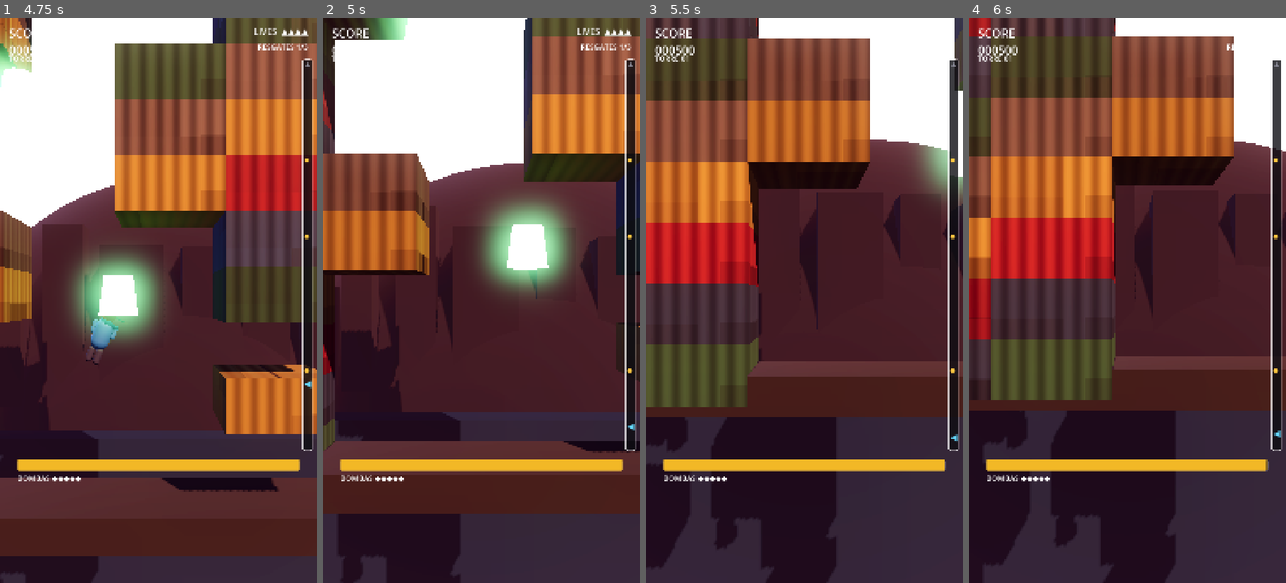
Above: before the commit, frames 1-4 (left to right).
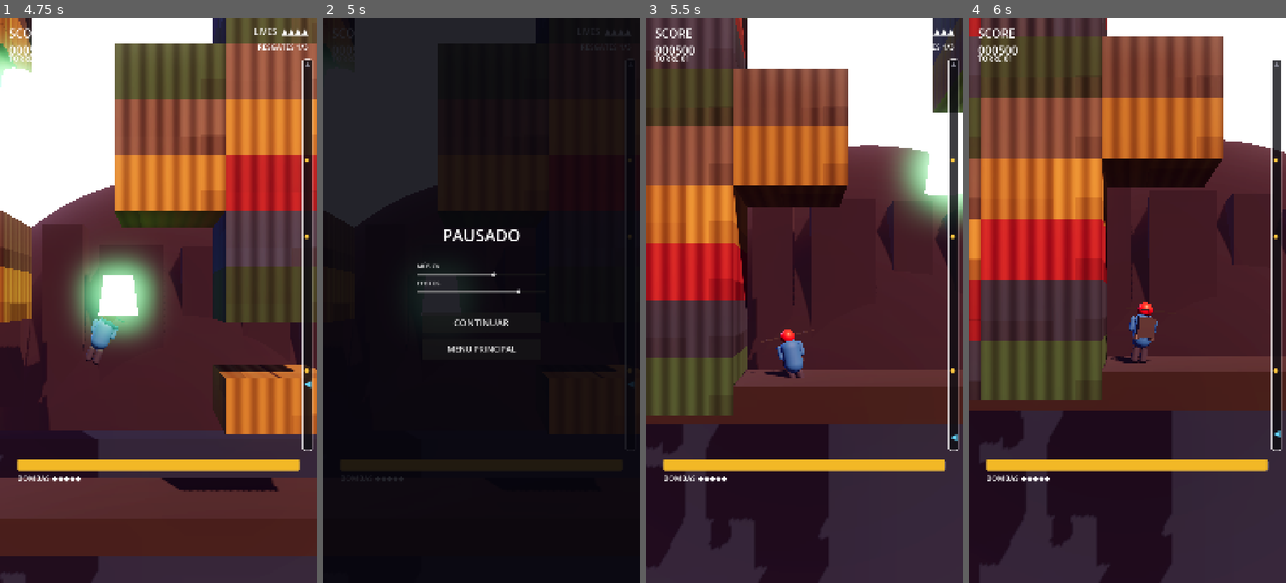
Above: after the commit, the same moments.

Repository: FabriciooPoke/hero-godot
Game: Godot game, scene res://scenes/Main.tscn
The game is run twice, just before and just after one commit, with the same random seed, the same clock (stepped at 60 frames per second) and the same inputs.
Inputs (mouse positions are in pixels of both pictures, inside the frame that each line leads up to):
- Up to frame 1 (4.75 s): click "JOGAR" at 0.5 s; hold D (mover_direita) 1.28-2.03 s; tap Space (atirar) at 1.35, 3.6 s; hold A (mover_esquerda) 2.03-2.78 s; tap B (bomba) at 2.1, 4.35 s; hold W (propulsar) 2.78-3.53 s; hold D (mover_direita) 2.78-4.28 s; hold A (mover_esquerda) from 4.28 s (still down)
- Up to frame 2 (5 s): keep holding A (mover_esquerda); tap Escape (pausar, bound only after the commit) at 4.9 s
- Up to frame 3 (5.5 s): release A (mover_esquerda) at 5 s; click (804, 323) at 5 s, where only the run after the commit has a clickable "CONTINUAR"
- Up to frame 4 (6 s): hold A (mover_esquerda) from 5.78 s (still down); tap W (propulsar) at 5.85 s

Frame 1 is identical in both runs. In frame 2, 88% of the frame differs, in the area x 0-100%, y 0-100%; in frame 3, 32%; in frame 4, 27%.

Commit message:
Adiciona menu de pausa (item #1 da auditoria)
- Tecla ESC ou P alterna pausa; get_tree().paused congela o mundo do jogo
  de verdade (física, energia, tudo) enquanto HUD/AudioManager continuam
  ativos (process_mode ALWAYS) pra aceitar clique e manter a música
- Painel com sliders de música/efeitos (compartilha lógica com o menu
  principal) + botões Continuar / Menu Principal
- Corrige timers que ignoravam pausa (tutorial da fase 1, respawn, limpeza
  de partículas) — cheguei a pegar esse bug testando o próprio painel

Diff:
--- a/project.godot
+++ b/project.godot
@@ -62,6 +62,12 @@
 "events": [Object(InputEventKey,"resource_local_to_scene":false,"resource_name":"","device":-1,"window_id":0,"alt_press …(190 unchanged characters)…
 ]
 }
+pausar={
+"deadzone": 0.2,
+"events": [Object(InputEventKey,"resource_local_to_scene":false,"resource_name":"","device":-1,"window_id":0,"alt_pressed":false,"shift_pressed":false,"ctrl_pressed":false,"meta_pressed":false,"pressed":false,"keycode":0,"physical_keycode":4194305,"key_label":0,"unicode":0,"location":0,"echo":false,"script":null)
+, Object(InputEventKey,"resource_local_to_scene":false,"resource_name":"","device":-1,"window_id":0,"alt_pressed":false,"shift_pressed":false,"ctrl_pressed":false,"meta_pressed":false,"pressed":false,"keycode":0,"physical_keycode":80,"key_label":0,"unicode":0,"location":0,"echo":false,"script":null)
+]
+}
 
 [layer_names]
 
--- a/scenes/HUD.tscn
+++ b/scenes/HUD.tscn
@@ -23,6 +23,7 @@
 corner_radius_bottom_left = 4
 
 [node name="HUD" type="Control"]
+process_mode = 3
 layout_mode = 3
 anchors_preset = 15
 anchor_right = 1.0
@@ -340,3 +341,98 @@
 offset_bottom = 260.0
 theme_override_font_sizes/font_size = 38
 text = "JOGAR DE NOVO"
+
+[node name="PainelPausa" type="Control" parent="."]
+layout_mode = 1
+anchors_preset = 15
+anchor_right = 1.0
+anchor_bottom = 1.0
+visible = false
+
+[node name="Fundo" type="ColorRect" parent="PainelPausa"]
+anchors_preset = 15
+anchor_right = 1.0
+anchor_bottom = 1.0
+color = Color(0.02, 0.02, 0.05, 0.88)
+
+[node name="Titulo" type="Label" parent="PainelPausa"]
+anchors_preset = 8
+anchor_left = 0.5
+anchor_top = 0.5
+anchor_right = 0.5
+anchor_bottom = 0.5
+offset_left = -300.0
+offset_top = -260.0
+offset_right = 300.0
+offset_bottom = -180.0
+horizontal_alignment = 1
+theme_override_font_sizes/font_size = 56
+text = "PAUSADO"
+
+[node name="Volumes" type="Control" parent="PainelPausa"]
+anchors_preset = 8
+anchor_left = 0.5
+anchor_top = 0.5
+anchor_right = 0.5
+anchor_bottom = 0.5
+offset_left = -220.0
+offset_top = -130.0
+offset_right = 220.0
+offset_bottom = -30.0
+
+[node name="LabelMusica" type="Label" parent="PainelPausa/Volumes"]
+offset_right = 440.0
+offset_bottom = 30.0
+theme_override_font_sizes/font_size = 20
+text = "MÚSICA"
+
+[node name="SliderMusica" type="HSlider" parent="PainelPausa/Volumes"]
+offset_top = 32.0
+offset_right = 440.0
+offset_bottom = 52.0
+min_value = 0.0
+max_value = 1.0
+step = 0.05
+value = 0.6
+
+[node name="LabelEfeitos" type="Label" parent="PainelPausa/Volumes"]
+offset_top = 58.0
+offset_right = 440.0
+offset_bottom = 88.0
+theme_override_font_sizes/font_size = 20
+text = "EFEITOS"
+
+[node name="SliderEfeitos" type="HSlider" parent="PainelPausa/Volumes"]
+offset_top = 90.0
+offset_right = 440.0
+offset_bottom = 110.0
+min_value = 0.0
+max_value = 1.0
+step = 0.05
+value = 0.8
+
+[node name="BotaoContinuar" type="Button" parent="PainelPausa"]
+anchors_preset = 8
+anchor_left = 0.5
+anchor_top = 0.5
+anchor_right = 0.5
+anchor_bottom = 0.5
+offset_left = -200.0
+offset_top = 40.0
+offset_right = 200.0
+offset_bottom = 110.0
+theme_override_font_sizes/font_size = 32
+text = "CONTINUAR"
+
+[node name="BotaoMenu" type="Button" parent="PainelPausa"]
+anchors_preset = 8
+anchor_left = 0.5
+anchor_top = 0.5
+anchor_right = 0.5
+anchor_bottom = 0.5
+offset_left = -200.0
+offset_top = 130.0
+offset_right = 200.0
+offset_bottom = 200.0
+theme_override_font_sizes/font_size = 28
+text = "MENU PRINCIPAL"
--- a/scripts/AudioManager.gd
+++ b/scripts/AudioManager.gd
@@ -31,6 +31,7 @@
 
 
 func _ready() -> void:
+	process_mode = Node.PROCESS_MODE_ALWAYS
 	var buses_novos := _garantir_buses()
 	if buses_novos:
 		definir_volume_musica(0.6)
--- a/scripts/EfeitoParticulas.gd
+++ b/scripts/EfeitoParticulas.gd
@@ -4,5 +4,5 @@
 
 func _ready() -> void:
 	emitting = true
-	await get_tree().create_timer(lifetime + 0.15).timeout
+	await get_tree().create_timer(lifetime + 0.15, false).timeout
 	queue_free()
--- a/scripts/HUD.gd
+++ b/scripts/HUD.gd
@@ -2,6 +2,8 @@
 ## HUD: pontuação, energia, bombas e os controles touch pro celular.
 
 signal jogar_pressionado()
+signal pausar_alternado()
+signal sair_para_menu_pressionado()
 
 @onready var lbl_pontos: Label = $Topo/Pontos
 @onready var lbl_nivel: Label = $Topo/Nivel
@@ -14,8 +16,11 @@
 @onready var lbl_aviso: Label = $Aviso
 @onready var barra_altura: Control = $BarraAltura
 @onready var flash_dano: ColorRect = $FlashDano
+@onready var painel_pausa: Control = $PainelPausa
 @onready var slider_musica: HSlider = $PainelMenu/Volumes/SliderMusica
 @onready var slider_efeitos: HSlider = $PainelMenu/Volumes/SliderEfeitos
+@onready var slider_musica_pausa: HSlider = $PainelPausa/Volumes/SliderMusica
+@onready var slider_efeitos_pausa: HSlider = $PainelPausa/Volumes/SliderEfeitos
 
 # Botões touch — cada um só liga/desliga a ação correspondente
 @onready var btn_esq: TouchScreenButton = $Controles/Esquerda
@@ -27,15 +32,26 @@
 
 func _ready() -> void:
 	painel_fim.visible = false
+	painel_pausa.visible = false
 	lbl_aviso.visible = false
 	$PainelMenu/BotaoJogar.pressed.connect(func(): jogar_pressionado.emit())
+	$PainelPausa/BotaoContinuar.pressed.connect(func(): pausar_alternado.emit())
+	$PainelPausa/BotaoMenu.pressed.connect(func(): sair_para_menu_pressionado.emit())
 	# No desktop os controles touch atrapalham a visão
 	$Controles.visible = OS.has_feature("mobile") or OS.has_feature("web")
 
-	slider_musica.value = AudioManager.volume_musica()
-	slider_efeitos.value = AudioManager.volume_efeitos()
-	slider_musica.value_changed.connect(AudioManager.definir_volume_musica)
-	slider_efeitos.value_changed.connect(AudioManager.definir_volume_efeitos)
+	for slider in [slider_musica, slider_musica_pausa]:
+		slider.value = AudioManager.volume_musica()
+		slider.value_changed.connect(AudioManager.definir_volume_musica)
+	for slider in [slider_efeitos, slider_efeitos_pausa]:
+		slider.value = AudioManager.volume_efeitos()
+		slider.value_changed.connect(AudioManager.definir_volume_efeitos)
+
+
+func _unhandled_input(event: InputEvent) -> void:
+	if event.is_action_pressed("pausar"):
+		pausar_alternado.emit()
+		get_viewport().set_input_as_handled()
 
 
 func mostrar_menu() -> void:
@@ -78,6 +94,10 @@
 	barra_altura.atualizar_helicoptero(fracao_helicoptero, liberado)
 
 
+func mostrar_pausa(mostrar: bool) -> void:
+	painel_pausa.visible = mostrar
+
+
 func mostrar_dano() -> void:
 	flash_dano.color.a = 0.45
 	var t := create_tween()
--- a/scripts/Main.gd
+++ b/scripts/Main.gd
@@ -10,6 +10,7 @@
 var pontos: int = 0
 var vidas: int
 var resgates_coletados: int = 0
+var pausado: bool = false
 
 @onready var gerador: Node3D = $GeradorNivel
 @onready var jogador: CharacterBody3D = $Jogador
@@ -33,8 +34,28 @@
 	jogador.energia_mudou.connect(hud.atualizar_energia)
 	jogador.bombas_mudou.connect(hud.atualizar_bombas)
 	hud.jogar_pressionado.connect(iniciar_jogo)
+	hud.pausar_alternado.connect(_alternar_pausa)
+	hud.sair_para_menu_pressionado.connect(_sair_para_menu)
 	hud.mostrar_menu()
 	AudioManager.tocar_musica()
+
+
+## Escape alterna pausa — só faz sentido durante o jogo (ou pra sair dela).
+func _alternar_pausa() -> void:
+	if estado != Estado.JOGANDO and not pausado:
+		return
+	pausado = not pausado
+	get_tree().paused = pausado
+	hud.mostrar_pausa(pausado)
+
+
+func _sair_para_menu() -> void:
+	pausado = false
+	get_tree().paused = false
+	hud.mostrar_pausa(false)
+	estado = Estado.MENU
+	hud.esconder_menu()
+	hud.mostrar_menu()
 
 
 func iniciar_jogo() -> void:
@@ -70,15 +91,15 @@
 ## de sobra pra ler cada uma sem morrer.
 func _tutorial_fase1() -> void:
 	hud.mostrar_aviso("Segure W (ou ▲) pra voar. Solte pra descer.")
-	await get_tree().create_timer(3.2).timeout
+	await get_tree().create_timer(3.2, false).timeout
 	if estado != Estado.JOGANDO:
 		return
 	hud.mostrar_aviso("A energia drena com o tempo — de olho na barra amarela.")
-	await get_tree().create_timer(3.2).timeout
+	await get_tree().create_timer(3.2, false).timeout
 	if estado != Estado.JOGANDO:
 		return
 	hud.mostrar_aviso("Resgate as %d pessoas (pontos amarelos na barra à direita)." % gerador.total_resgates)
-	await get_tree().create_timer(3.2).timeout
+	await get_tree().create_timer(3.2, false).timeout
 	if estado != Estado.JOGANDO:
 		return
 	hud.mostrar_aviso("Depois suba até o helicóptero pra completar a fase.")
@@ -134,6 +155,6 @@
 		hud.mostrar_fim(pontos, nivel, iniciar_jogo)
 		return
 
-	await get_tree().create_timer(1.2).timeout
+	await get_tree().create_timer(1.2, false).timeout
 	jogador.reviver(gerador.pos_inicial)
 	estado = Estado.JOGANDO
